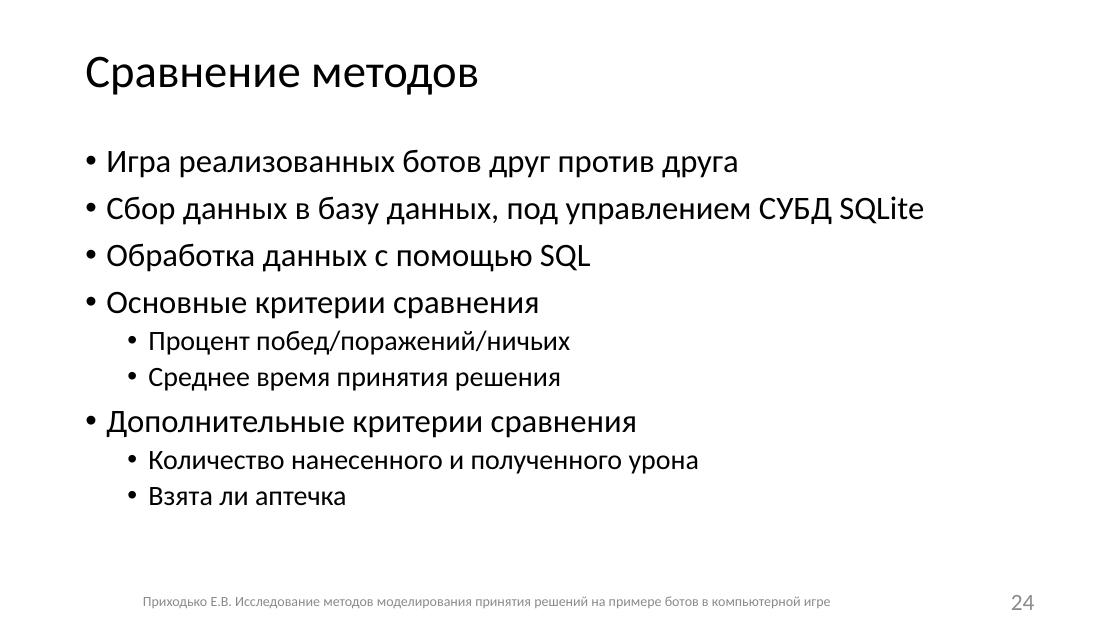
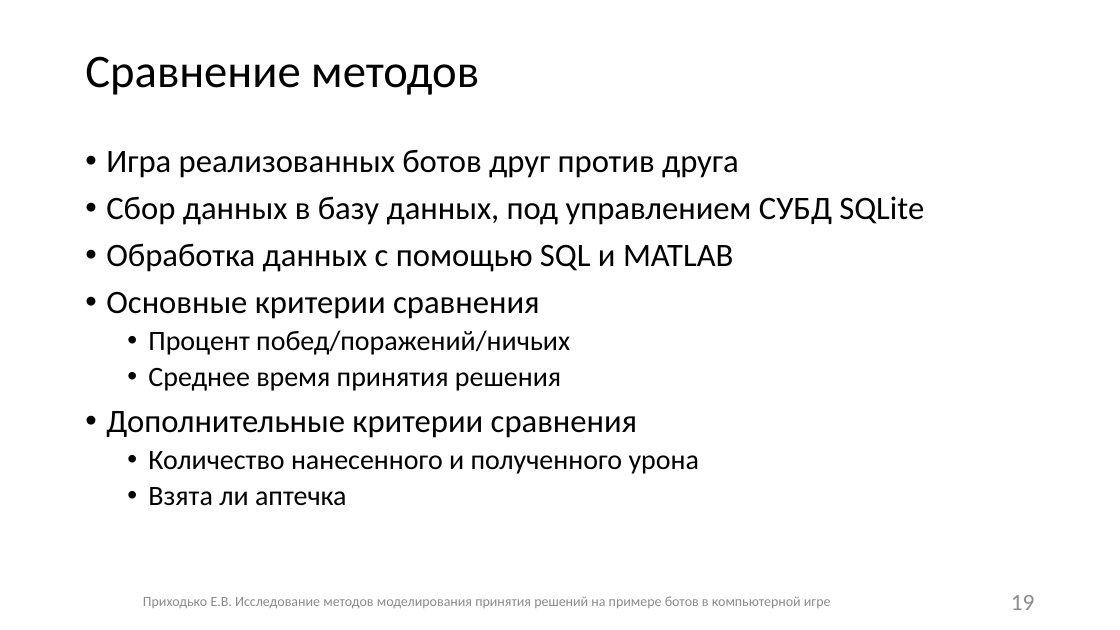
Before and after one commit to Fck-r-sns/Game_AI_thesis, a slide deck: slide 19 of Презентация.pptx (slide 24 before the commit). Drawn at 1120x630 pixels with LibreOffice and Linux fonts; fonts in the diff are those of the drawing. Boxes give left, top, right and bottom in pixels: in the first picture for what was removed or moved away, otherwise in the second. Text is boxed around its words. In the diff, an @@ line names an element or a change of style, - is before the commit and + after.

```diff
--- a/Презентация.pptx
+++ b/Презентация.pptx
@@ text at box(106, 243, 733, 272): text changed @@
-• Обработка данных с помощью SQL
+• Обработка данных с помощью SQL и MATLAB
@@ page number at box(1011, 595, 1035, 610): text changed @@
-24
+19
```
Also in this commit, not shown: 9 other slides changed, 1 slide removed.
